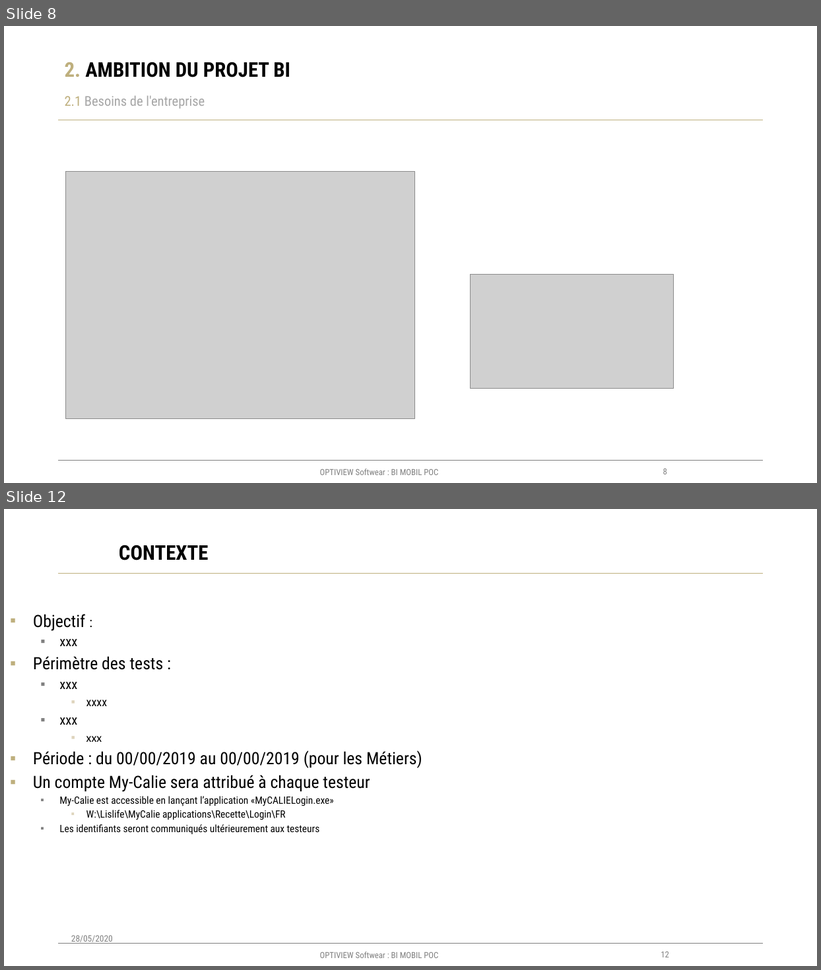
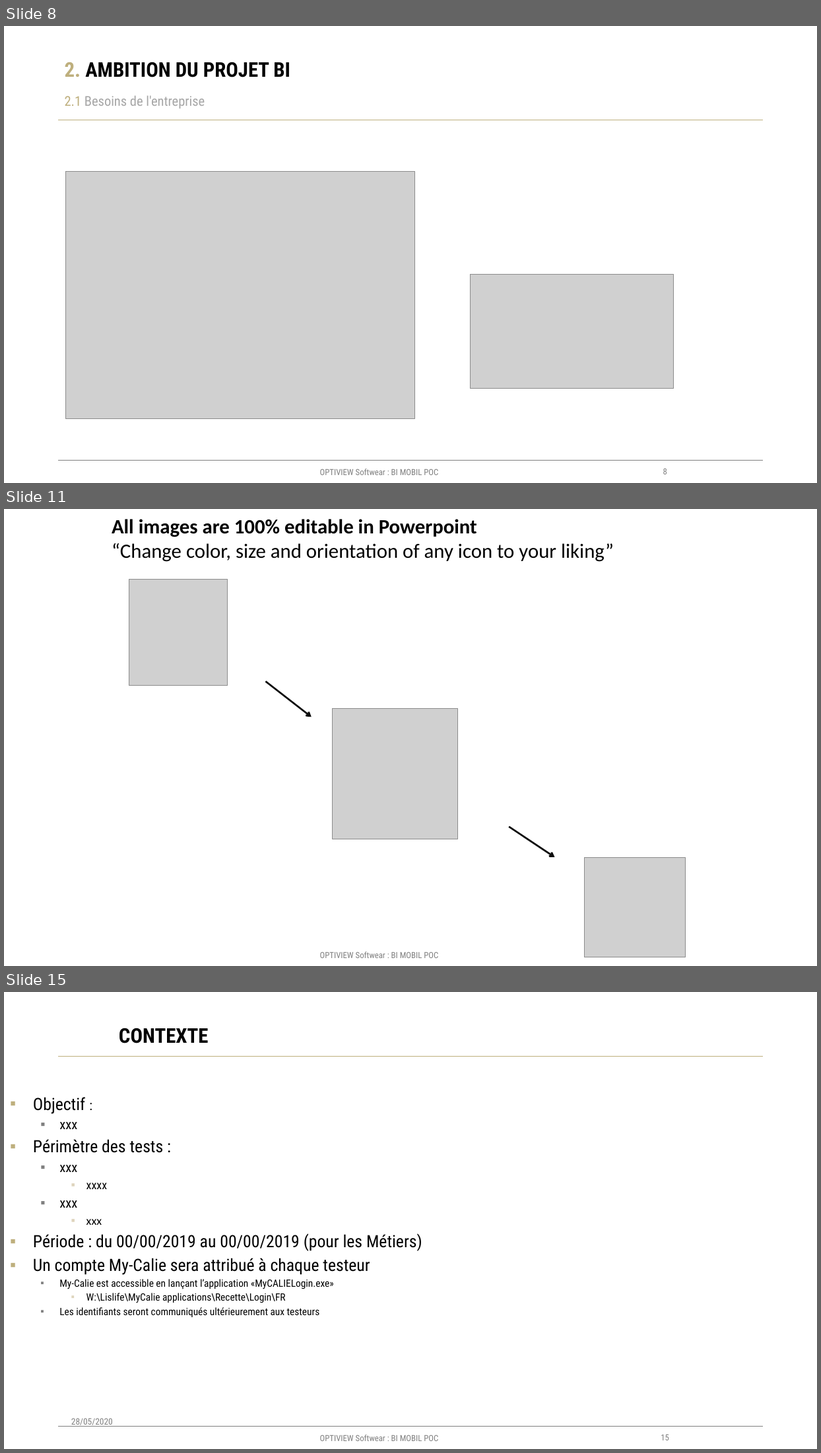
Before and after one commit to DIBASSI/ZEUS, a slide deck: Documentation/CHAPITRE 01 - Livret d'acceuille.pptx. Shown one above the other, each under a label of ours: slides 8 and 12 before the commit, slides 8, 11 and 15 after it; the slides between them are not shown. The pictures are 821x970 and 821x1453 pixels, drawn with LibreOffice and Linux fonts; fonts in the diff are those of the drawing; grey boxes stand for pictures. Boxes give left, top, right and bottom in pixels: in the first picture for what was removed or moved away, otherwise in the second. Text is boxed around its words. In the diff, an @@ line names an element or a change of style, - is before the commit and + after.

```diff
--- a/Documentation/CHAPITRE 01 - Livret d'acceuille.pptx
+++ b/Documentation/CHAPITRE 01 - Livret d'acceuille.pptx
@@ slide 11 added at (4, 509, 817, 966), background #FFFFFF; not listed: 3 template elements that a slide beside it also shows @@
@@ text added at (112, 519, 614, 562), 24 pt, text #000000 @@
+All images are 100% editable in Powerpoint
+“Change color, size and orientation of any icon to your liking”
@@ picture added at (129, 579, 228, 686) @@
@@ arrow added from (265, 682) to (312, 717), #0D0D0D 2 pt @@
@@ picture added at (333, 708, 459, 839) @@
@@ arrow added from (509, 827) to (555, 857), #0D0D0D 2 pt @@
@@ picture added at (585, 858, 685, 957) @@
@@ what was slide 12 is now slide 15 @@
@@ page number at (661, 1435, 669, 1441): text changed @@
-12
+15
```
Also in this commit, not shown: 2 slides changed, 2 other slides added.
